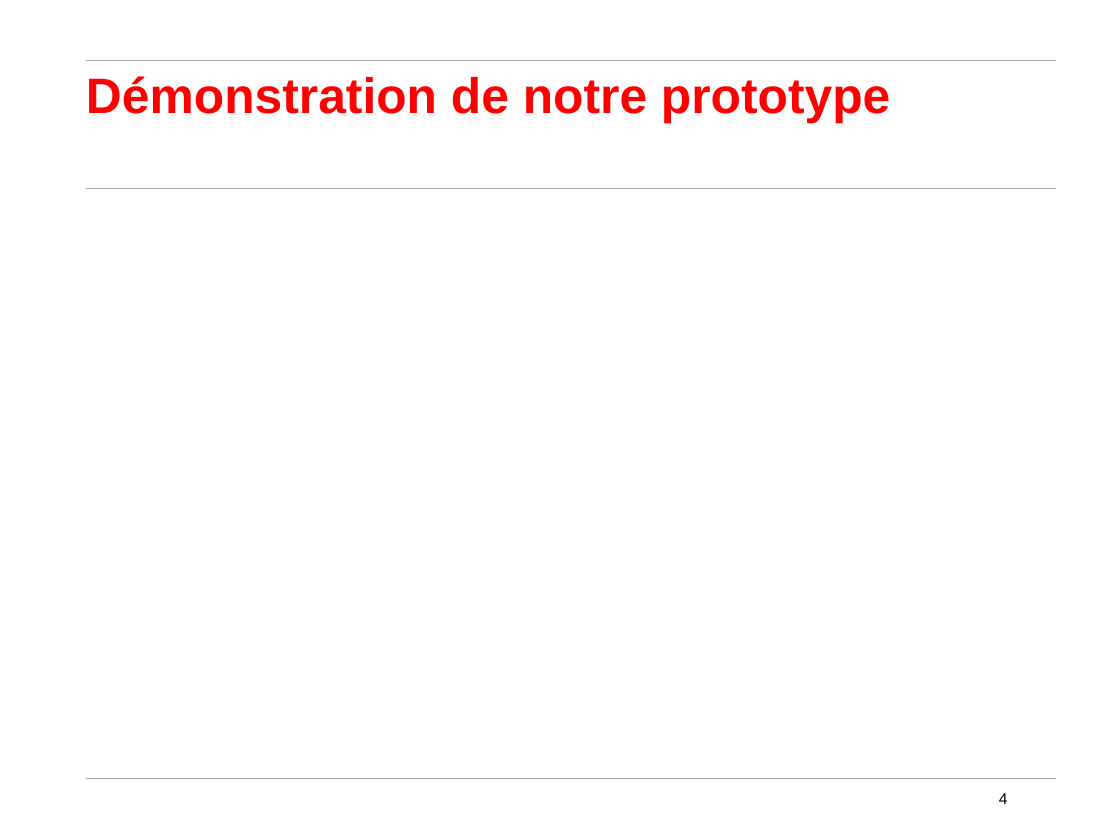
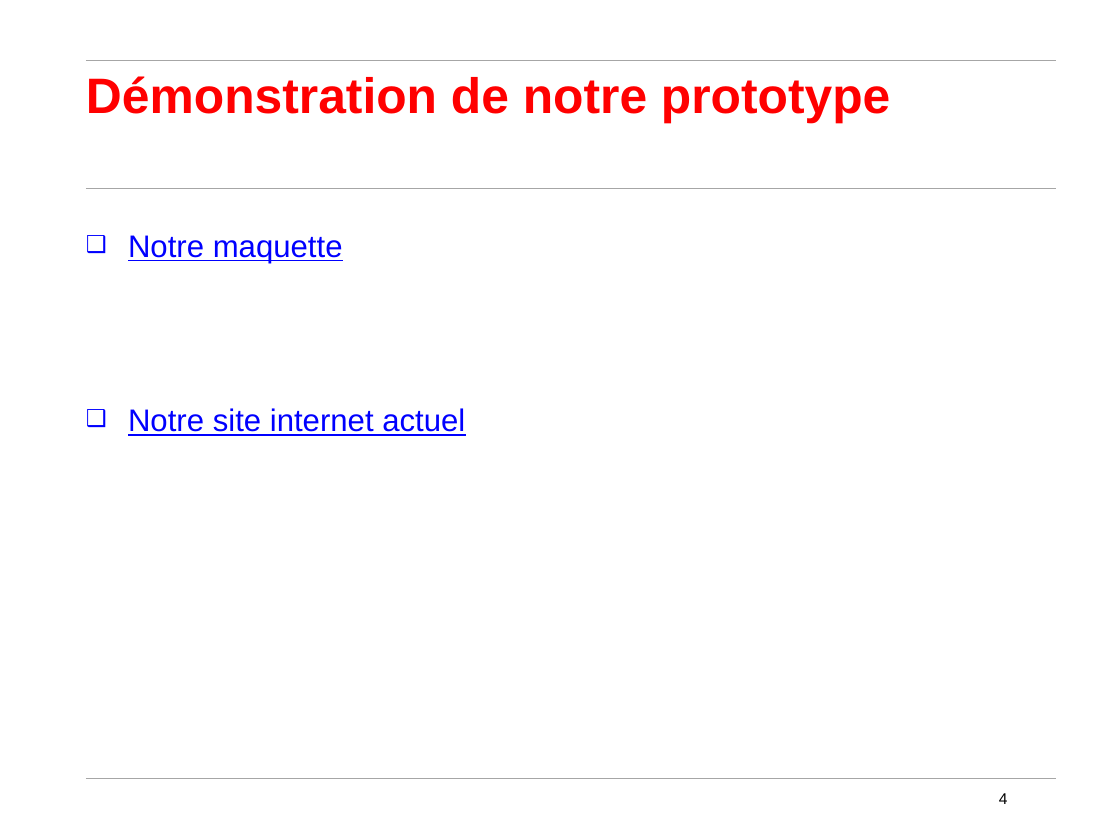
Before and after one commit to Pepiito/ProjetDev, a slide deck: slide 4 of docs/Presentation_DellaCasa_Bobillier.pptx. Drawn at 1120x840 pixels with LibreOffice and Linux fonts; fonts in the diff are those of the drawing; background and template pictures are left out. Boxes give left, top, right and bottom in pixels: in the first picture for what was removed or moved away, otherwise in the second. Text is boxed around its words. In the diff, an @@ line names an element or a change of style, - is before the commit and + after.

```diff
--- a/docs/Presentation_DellaCasa_Bobillier.pptx
+++ b/docs/Presentation_DellaCasa_Bobillier.pptx
@@ text added at (128, 235, 465, 436), 20 pt, text #0000FF, underline @@
+❑ Notre maquette
+❑ Notre site internet actuel
```
Also in this commit, not shown: 1 slide added, 1 other file.
